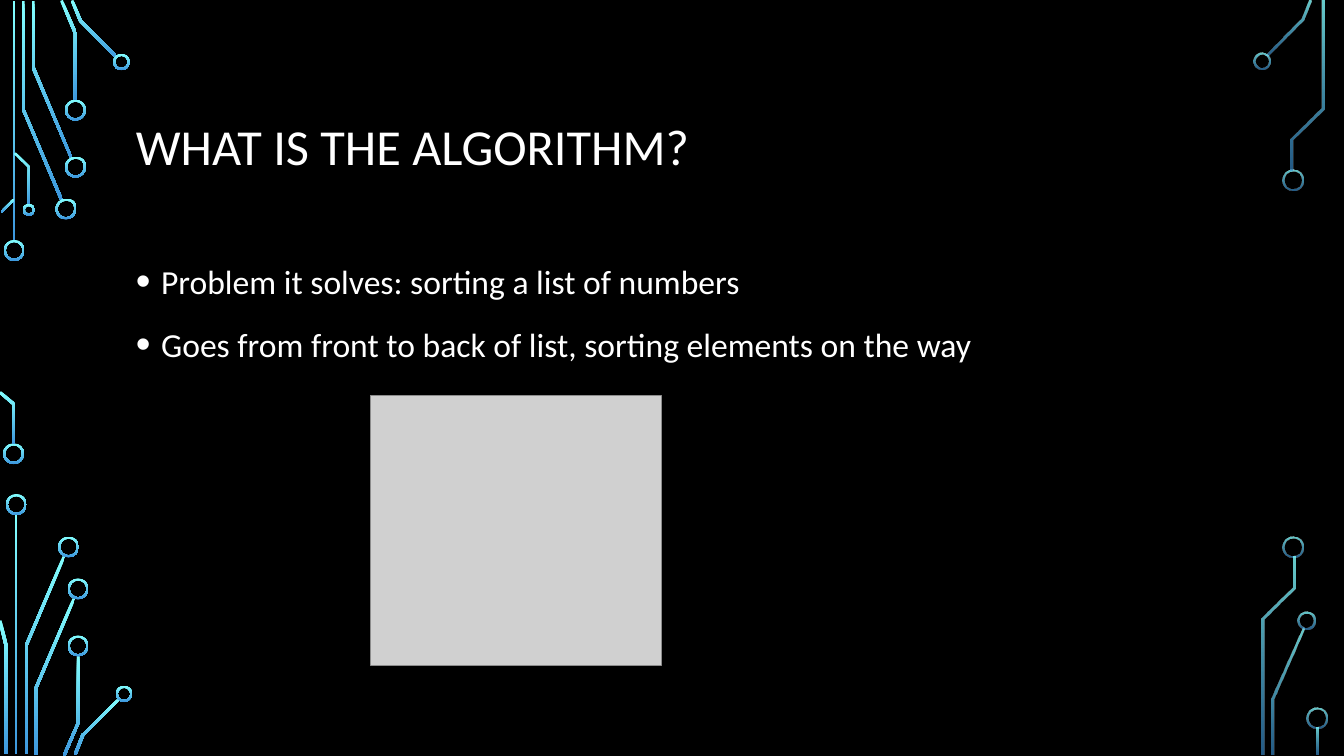
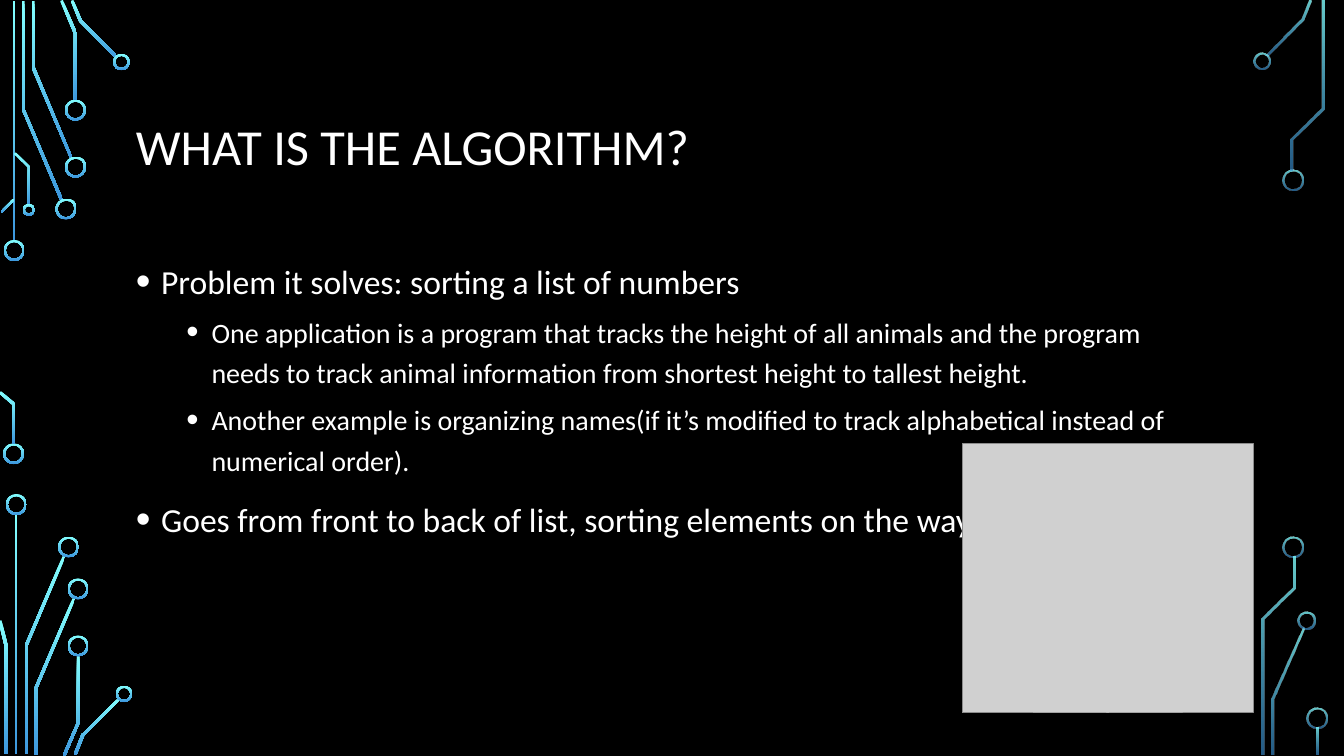
Before and after one commit to josephBlake/CocktailSort, a slide deck: slide 2 of FinalPresentation.pptx. Drawn at 1344x756 pixels with LibreOffice and Linux fonts; fonts in the diff are those of the drawing; grey boxes stand for pictures; background and template pictures are left out. Boxes give left, top, right and bottom in pixels: in the first picture for what was removed or moved away, otherwise in the second. Text is boxed around its words. In the diff, an @@ line names an element or a change of style, - is before the commit and + after.

Commit message:
Modified presentation to give application examples of sorting algorithm.

```diff
--- a/FinalPresentation.pptx
+++ b/FinalPresentation.pptx
@@ text at box(212, 323, 1164, 475): paragraphs added @@
+  • One application is a program that tracks the height of all animals and the program needs to track animal information from shortest height to tallest height.
+  • Another example is organizing names(if it’s modified to track alphabetical instead of numerical order).
@@ picture: place and size @@
-picture at box(370, 395, 661, 665)
+picture at box(963, 444, 1254, 714)
```
Also in this commit, not shown: 1 other file.
